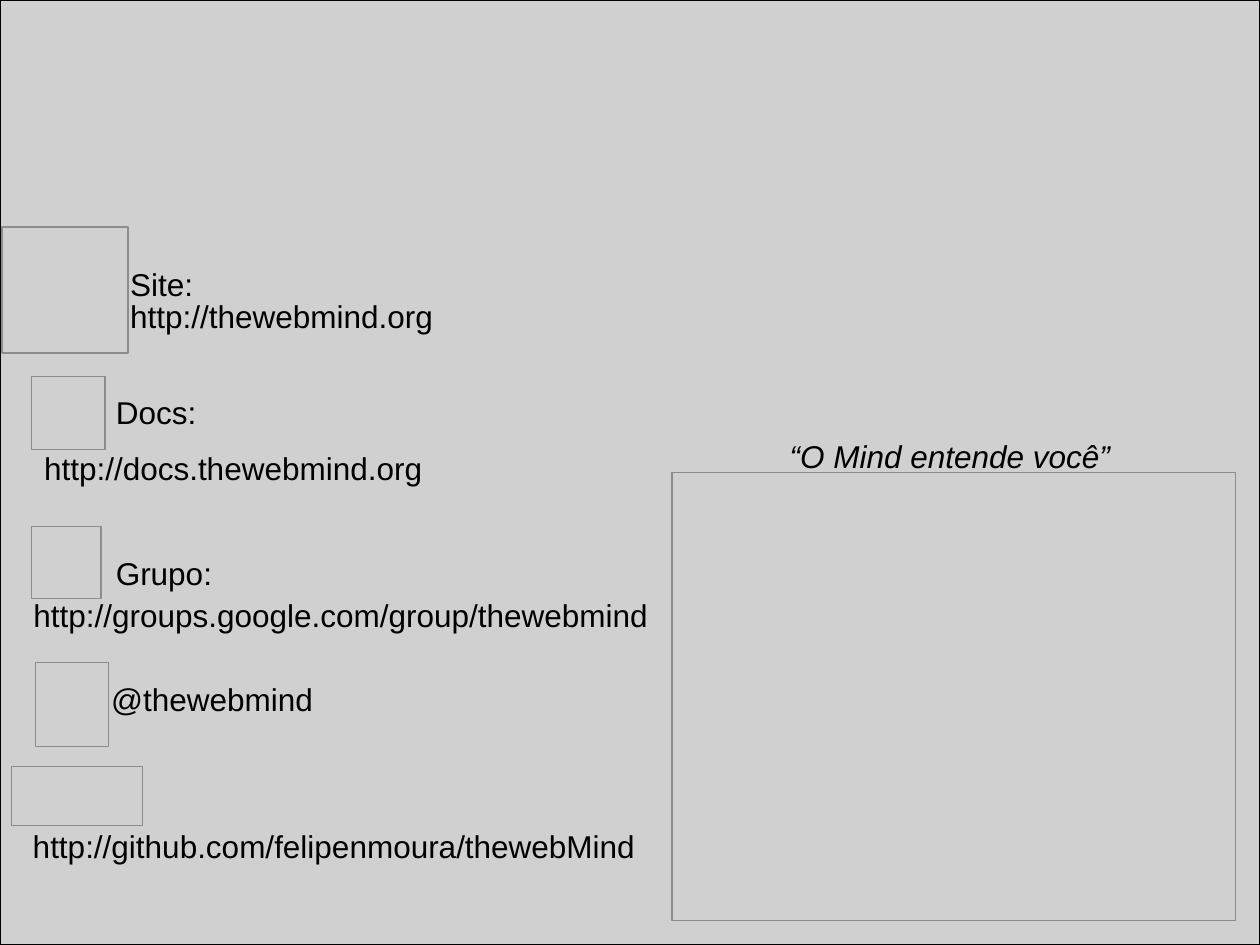
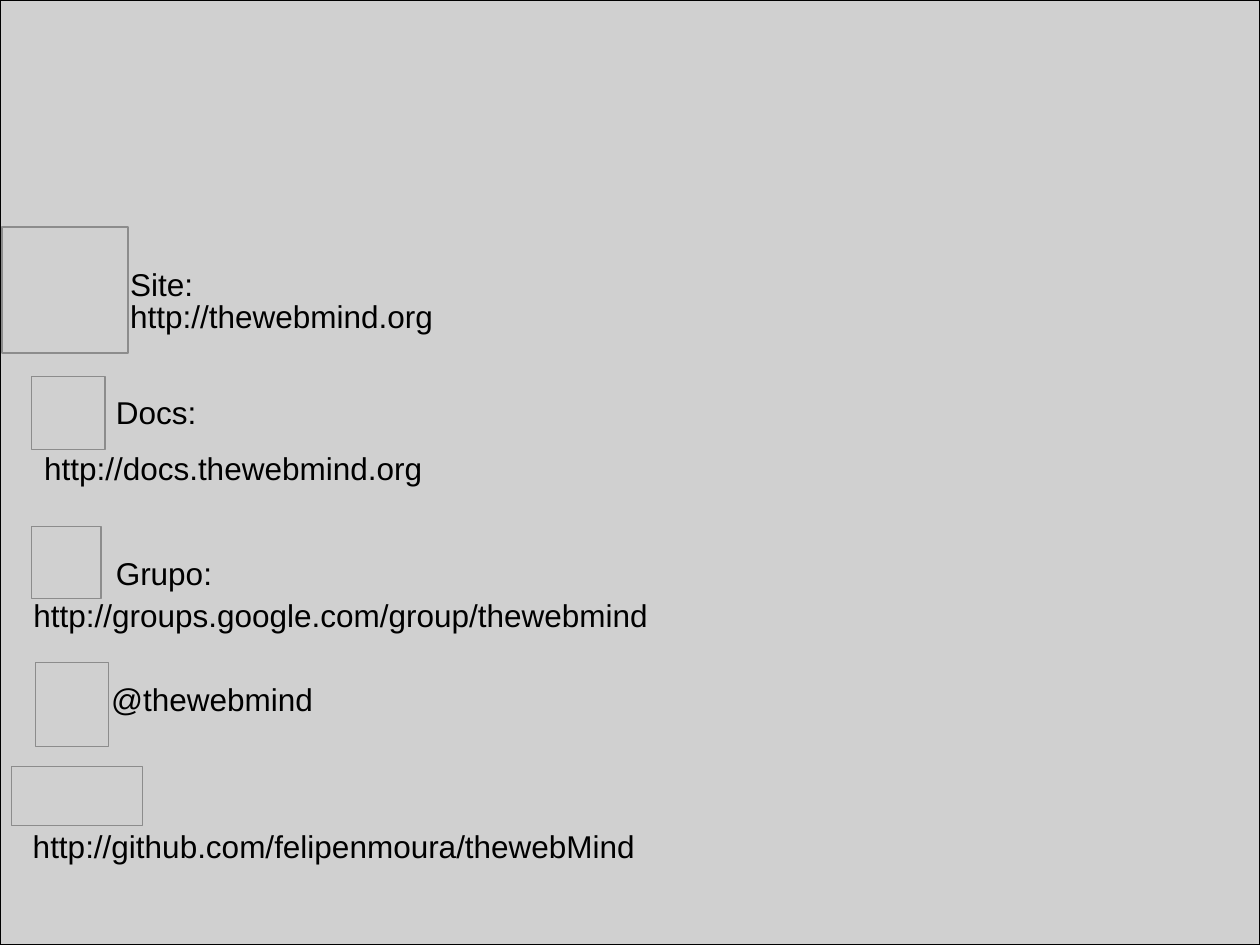
Before and after one commit to felipenmoura/theWebMind, a slide deck: slide 8 of docs/pt/mind3rd-tcc1-odp.odp (slide 10 before the commit). Drawn at 1260x945 pixels with LibreOffice and Linux fonts; fonts in the diff are those of the drawing; grey boxes stand for pictures; background and template pictures are left out. Boxes give left, top, right and bottom in pixels: in the first picture for what was removed or moved away, otherwise in the second. Text is boxed around its words. In the diff, an @@ line names an element or a change of style, - is before the commit and + after.

```diff
--- a/docs/pt/mind3rd-tcc1-odp.odp
+++ b/docs/pt/mind3rd-tcc1-odp.odp
@@ text removed at <box>790,445,1110,473</box> @@
-“O Mind entende você”
@@ picture removed at <box>672,472,1235,921</box> @@
```
Also in this commit, not shown: 2 other slides changed, 2 slides removed, 9 other files.
